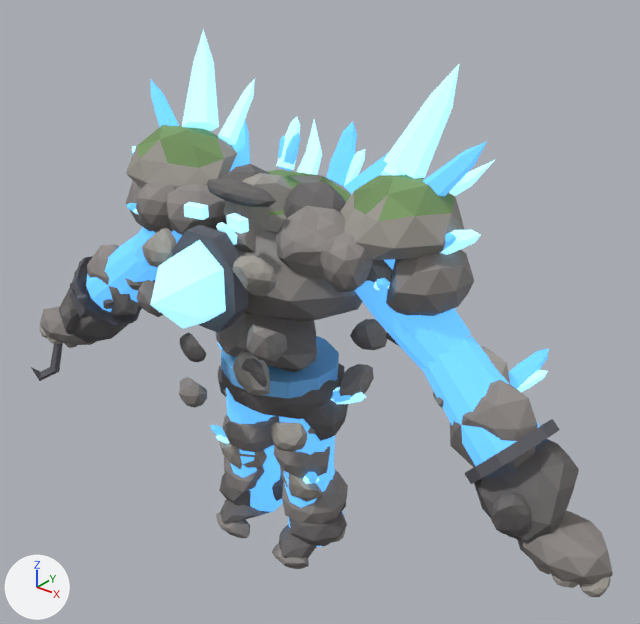
Renders of the Blender file art/champions/bastion/bastion.blend from each side of a commit.
Rendered twice from a camera (50 mm lens) standing at (2.39, -2.69, 2.97) and looking at (0.09, 0.18, 1.19). The axes (+X, +Y, +Z) are drawn at lower left. The lights are the same throughout. The first picture is the older version.

The first picture shows 'bastion.001'.
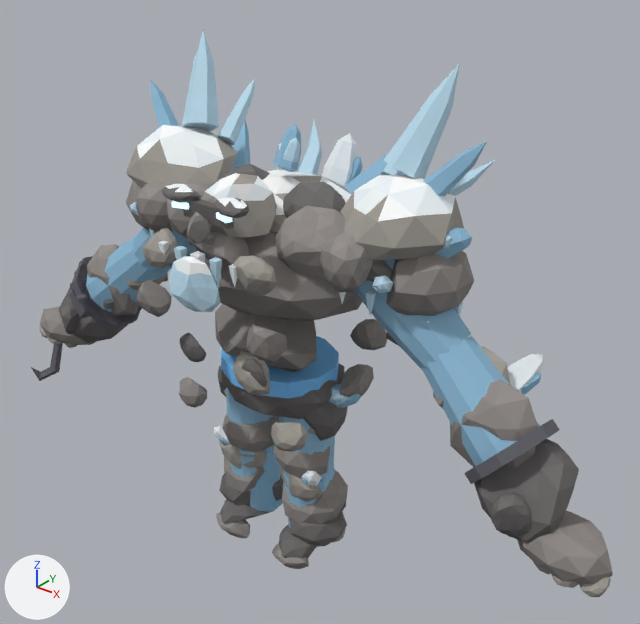
The change in detail:
me_bastion is used by ob_bastion_001; location (0.0, 0.0, 0.0).
me_bastion had 19620 vertices, 7440 faces and spanned x -1.67..1.67, y -0.73..0.91, z -0.01..2.36.
me_bastion now has 20444 vertices, 7784 faces and spans x -1.67..1.67, y -0.55..0.91, z -0.01..2.36.
me_bastion part 1: the loose piece of 19 vertices spanning x -0.05..0.05, y 0.35..0.54, z 1.64..1.99 is rebuilt with 19 vertices and now spans x -0.07..0.07, y 0.33..0.53, z 1.63..1.94, in mat_cloth.
me_bastion part 2: the loose piece of 19 vertices spanning x -0.04..0.09, y 0.36..0.53, z 1.64..1.88 is rebuilt with 19 vertices and now spans x -0.05..0.09, y 0.35..0.52, z 1.63..1.84, in mat_cloth.
me_bastion part 3: 235 loose pieces with 710 vertices, spanning x -0.15..0.18, y -0.38..0.06, z 1.6..1.9, are deleted.
me_bastion part 4: 66 vertices moved from x -1.1..1.1, y -0.33..0.53, z 0.5..1.96 to x -1.07..1.07, y -0.32..0.48, z 0.47..1.94; 672 vertices removed from x -1.17..1.17, y -0.73..0.63, z 0.45..2.09; 2206 vertices added at x -1.16..1.16, y -0.55..0.53, z 0.44..2.06.
me_bastion part 5: 400 faces spanning x -1.3..1.3, y -0.18..0.91, z 0.08..2.36 switch from mat_emissive to mat_cloth.
Other edits to the shape of me_bastion do not show in these pictures.

What differs and where, as boxes (x1, y1, x2, y2) in the pictures (640 x 624 px):
part 1 of me_bastion, rebuilt (12% wider, 17% shorter): before (326, 122, 357, 186); after (322, 133, 357, 186)
part 2 of me_bastion, rebuilt: before (344, 149, 365, 186); after (348, 156, 363, 183)
part 3 of me_bastion, deleted: before (207, 173, 292, 252)
part 4 of me_bastion, reshaped: before (126, 117, 549, 484); after (130, 124, 543, 486)
part 5 of me_bastion, recoloured: (86, 29, 540, 547) in both
